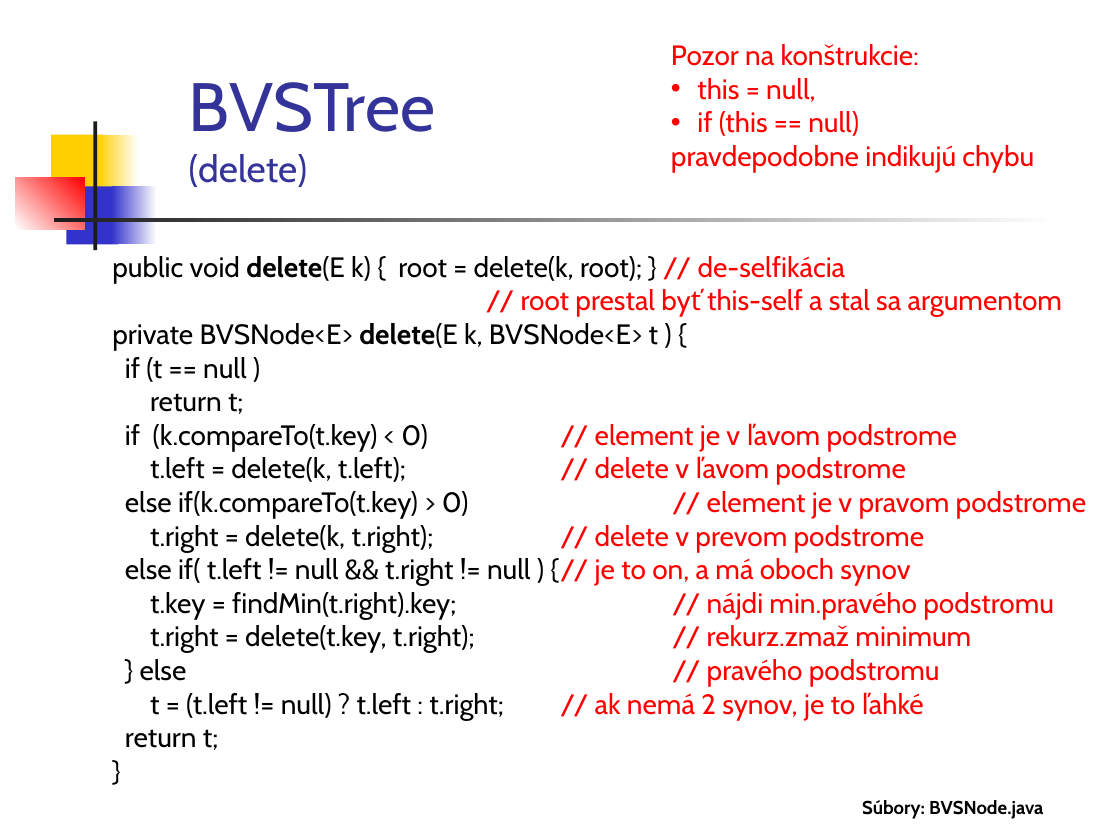
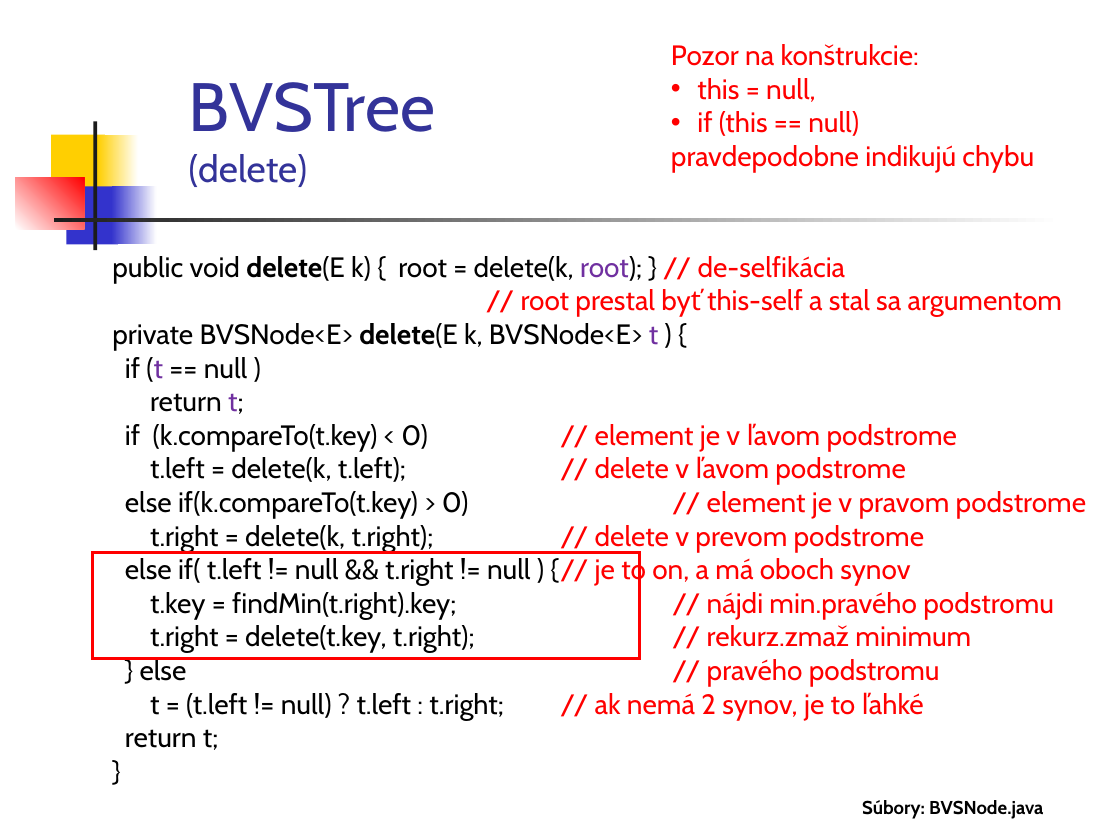
Before and after one commit to Programovanie4/Prednasky, a slide deck: slide 14 of 06/06_java_intro.ppt. Drawn at 1120x840 pixels with LibreOffice and Linux fonts; fonts in the diff are those of the drawing. Boxes give left, top, right and bottom in pixels: in the first picture for what was removed or moved away, otherwise in the second. Text is boxed around its words. In the diff, an @@ line names an element or a change of style, - is before the commit and + after.

```diff
--- a/06/06_java_intro.ppt
+++ b/06/06_java_intro.ppt
@@ text at bbox=[112, 256, 846, 414]: text colour #000000 to #7030A0 in "root);", "t", "(t", "t;" @@
@@ rectangle added at bbox=[93, 552, 640, 659], outline #FF0000 2.01 pt @@
```
Also in this commit, not shown: 8 other slides changed, 3 other files.
